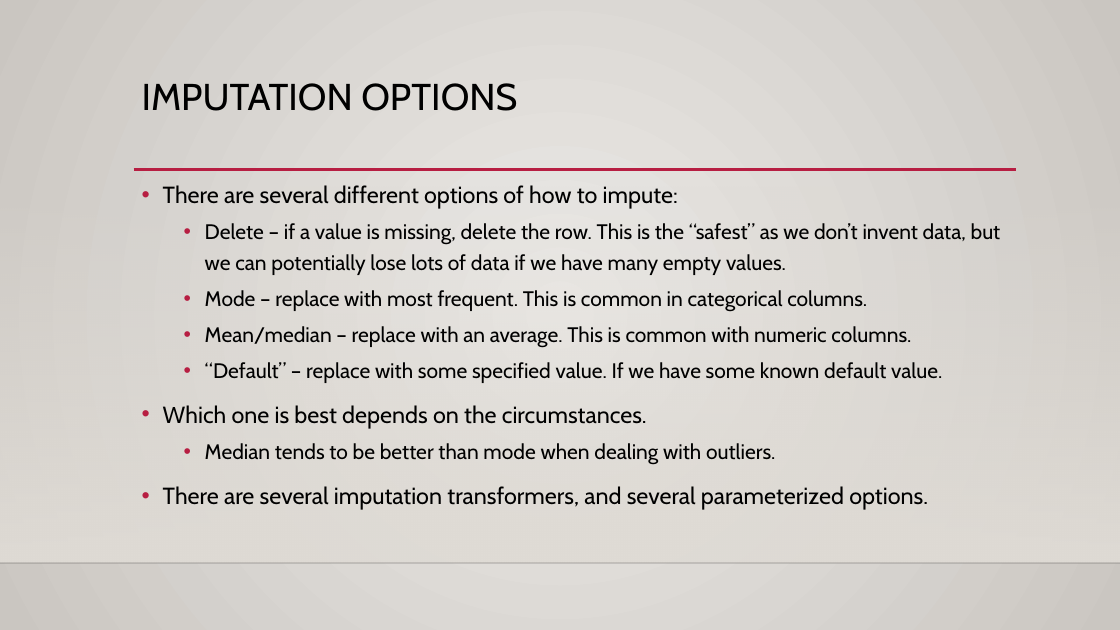
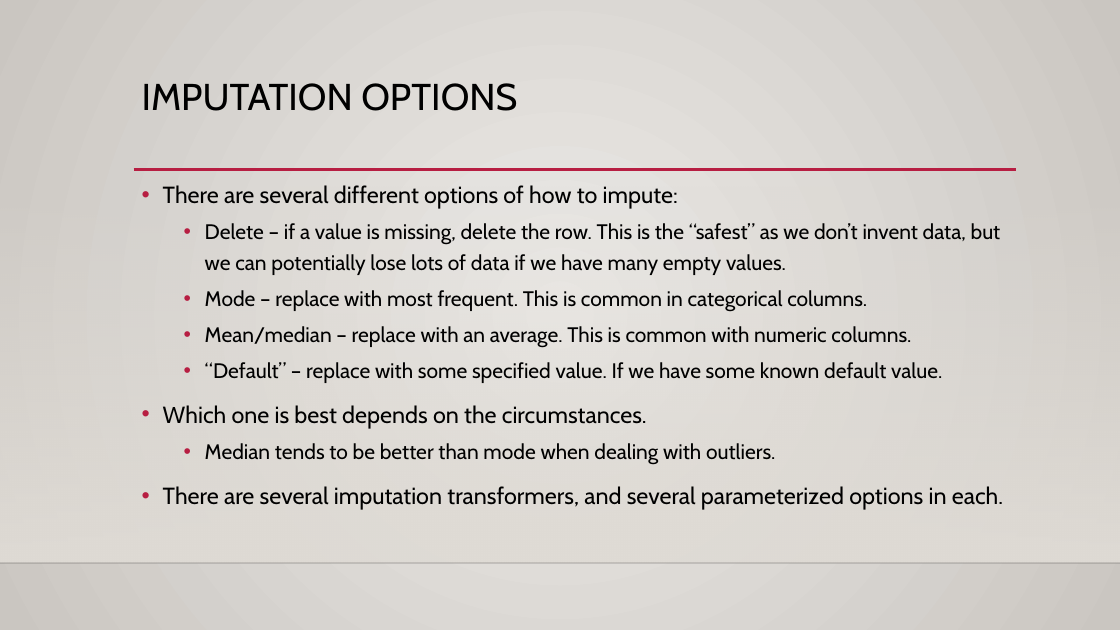
Before and after one commit to AkeemSemper/ML_for_Non_DS_Students, a slide deck: slide 16 of course_resources/slides/Used/014_pipelines.pptx. Drawn at 1120x630 pixels with LibreOffice and Linux fonts; fonts in the diff are those of the drawing; background and template pictures are left out. Boxes give left, top, right and bottom in pixels: in the first picture for what was removed or moved away, otherwise in the second. Text is boxed around its words. In the diff, an @@ line names an element or a change of style, - is before the commit and + after.

```diff
--- a/course_resources/slides/Used/014_pipelines.pptx
+++ b/course_resources/slides/Used/014_pipelines.pptx
@@ text at (163,486,1003,510): text changed @@
-• There are several imputation transformers, and several parameterized options.
+• There are several imputation transformers, and several parameterized options in each.
```
Also in this commit, not shown: 3 other slides changed, 3 slides added, 4 other files.
